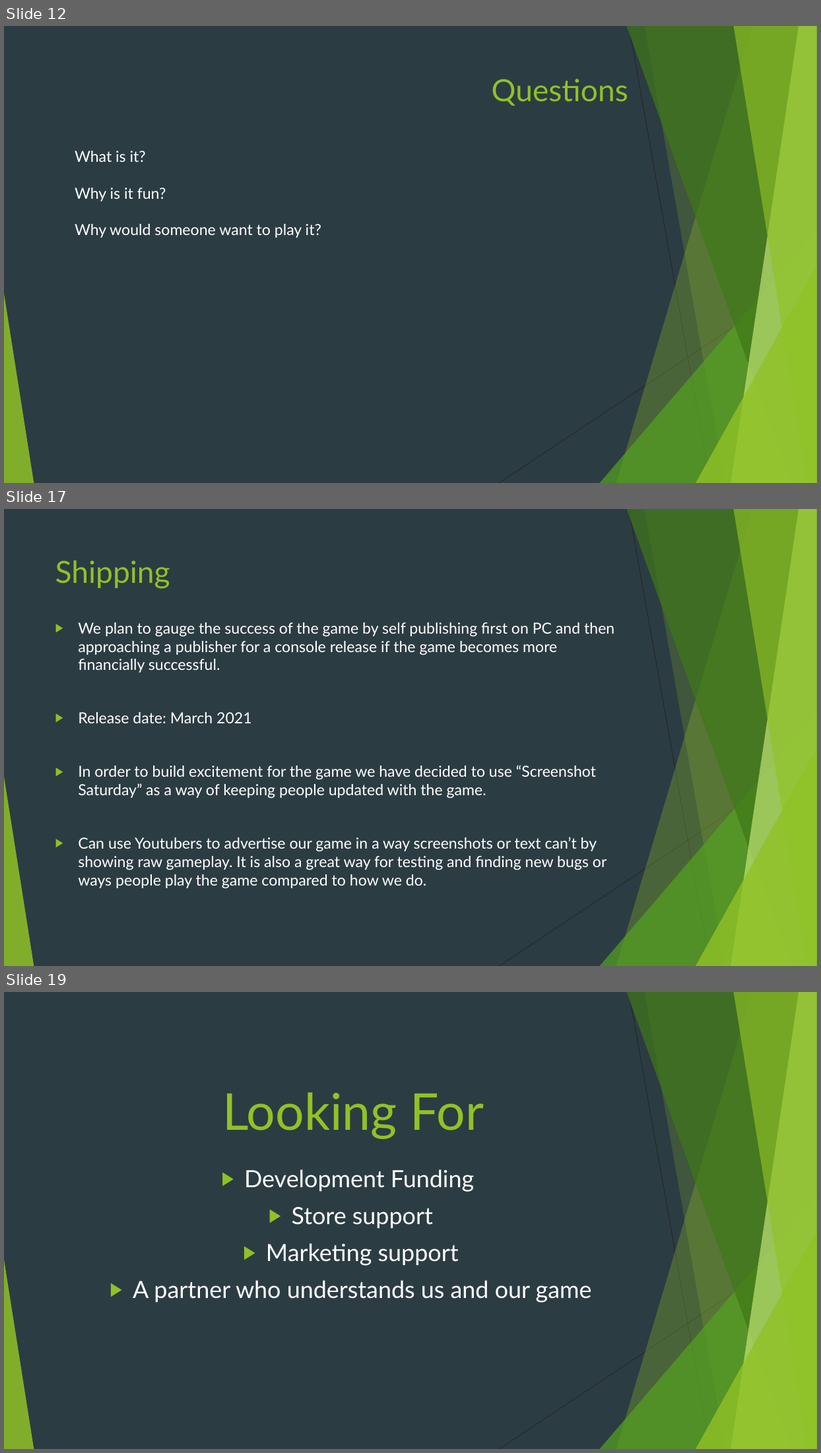
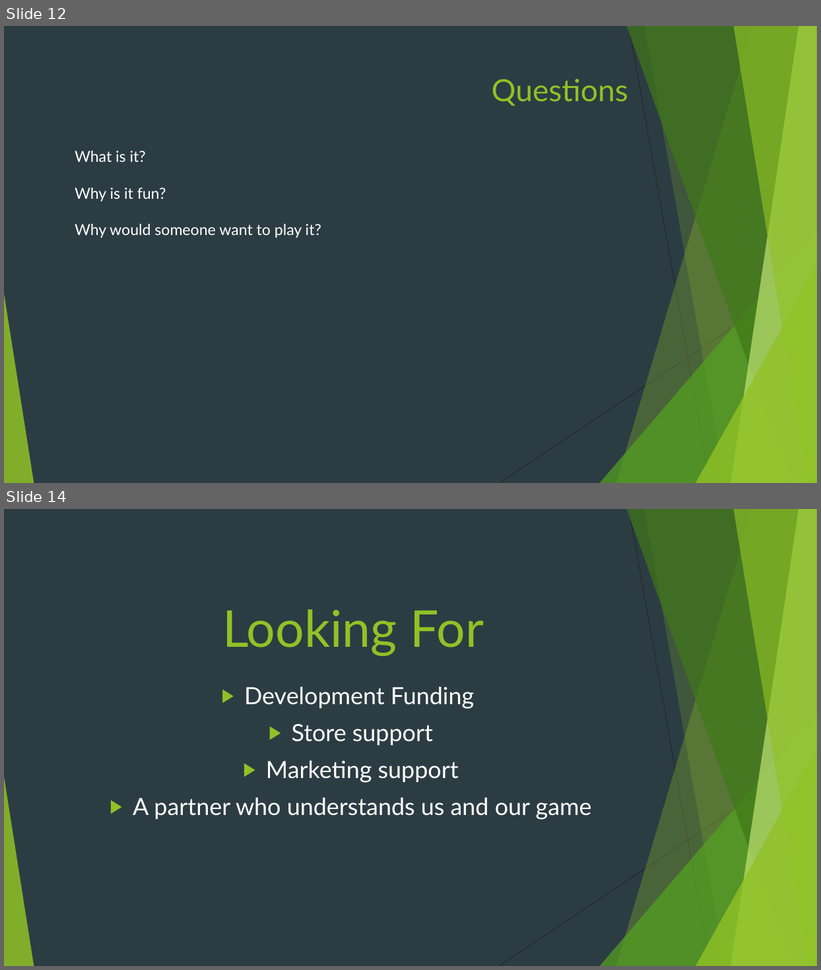
Before and after one commit to Pilokio/Tranzfuser, a slide deck: Virtual Pitch Presentation/Pitch.pptx. Shown one above the other, each under a label of ours: slides 12, 17 and 19 before the commit, slides 12 and 14 after it; the slides between them are not shown. The pictures are 821x1453 and 821x970 pixels, drawn with LibreOffice and Linux fonts; fonts in the diff are those of the drawing. Boxes give left, top, right and bottom in pixels: in the first picture for what was removed or moved away, otherwise in the second. Text is boxed around its words. In the diff, an @@ line names an element or a change of style, - is before the commit and + after.

```diff
--- a/Virtual Pitch Presentation/Pitch.pptx
+++ b/Virtual Pitch Presentation/Pitch.pptx
@@ slide 17 removed at bbox=[4, 509, 817, 966], background #2C3C43; not listed: 10 template elements that a slide beside it also shows @@
@@ title removed at bbox=[55, 560, 170, 589] @@
-Shipping
@@ text removed at bbox=[78, 623, 614, 889] @@
-▶ We plan to gauge the success of the game by self publishing first on PC and then approaching a publisher for a console release if the game becomes more financially successful.
-▶ Release date: March 2021
-▶ In order to build excitement for the game we have decided to use “Screenshot Saturday” as a way of keeping people updated with the game.
-▶ Can use Youtubers to advertise our game in a way screenshots or text can’t by showing raw gameplay. It is also a great way for testing and finding new bugs or ways people play the game compared to how we do.
@@ what was slide 19 is now slide 14 @@
```
Also in this commit, not shown: 4 slides changed, 4 other slides removed.
